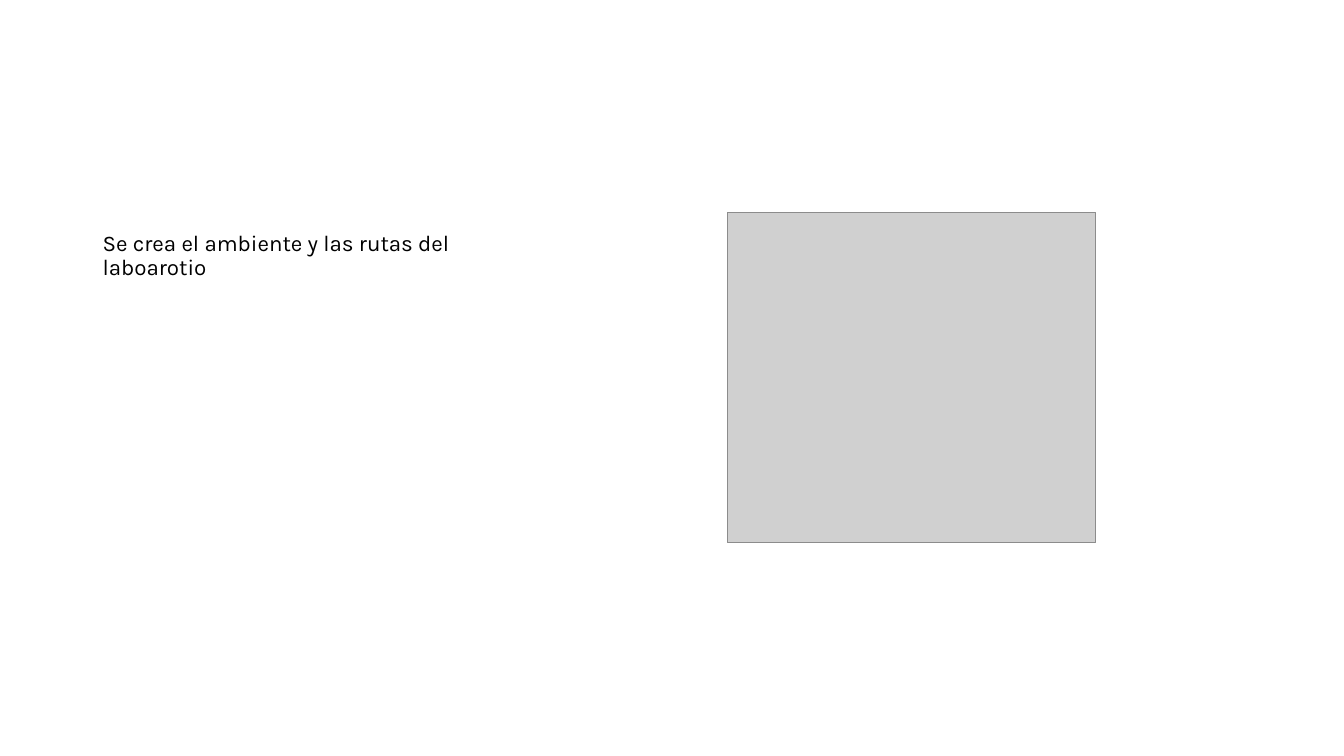
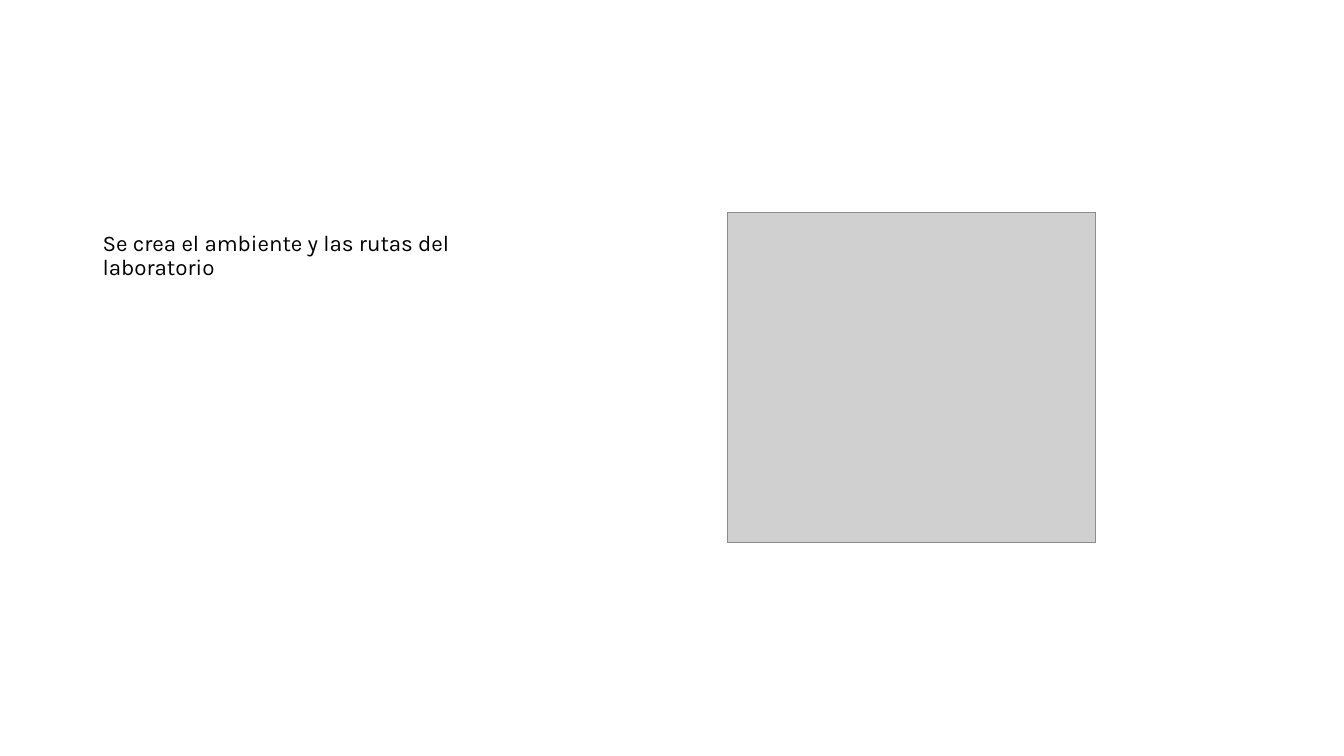
Before and after one commit to BrandonReyes0609/Lab7-Redes, a slide deck: slide 2 of evidencia-presentaacion.pptx. Drawn at 1344x756 pixels with LibreOffice and Linux fonts; fonts in the diff are those of the drawing; grey boxes stand for pictures. Boxes give left, top, right and bottom in pixels: in the first picture for what was removed or moved away, otherwise in the second. Text is boxed around its words. In the diff, an @@ line names an element or a change of style, - is before the commit and + after.

```diff
--- a/evidencia-presentaacion.pptx
+++ b/evidencia-presentaacion.pptx
@@ text at (103, 235, 449, 276): text changed @@
-Se crea el ambiente y las rutas del laboarotio
+Se crea el ambiente y las rutas del laboratorio
```
Also in this commit, not shown: 1 other slide changed, 3 slides added, 1 slide removed, 1 other file.
